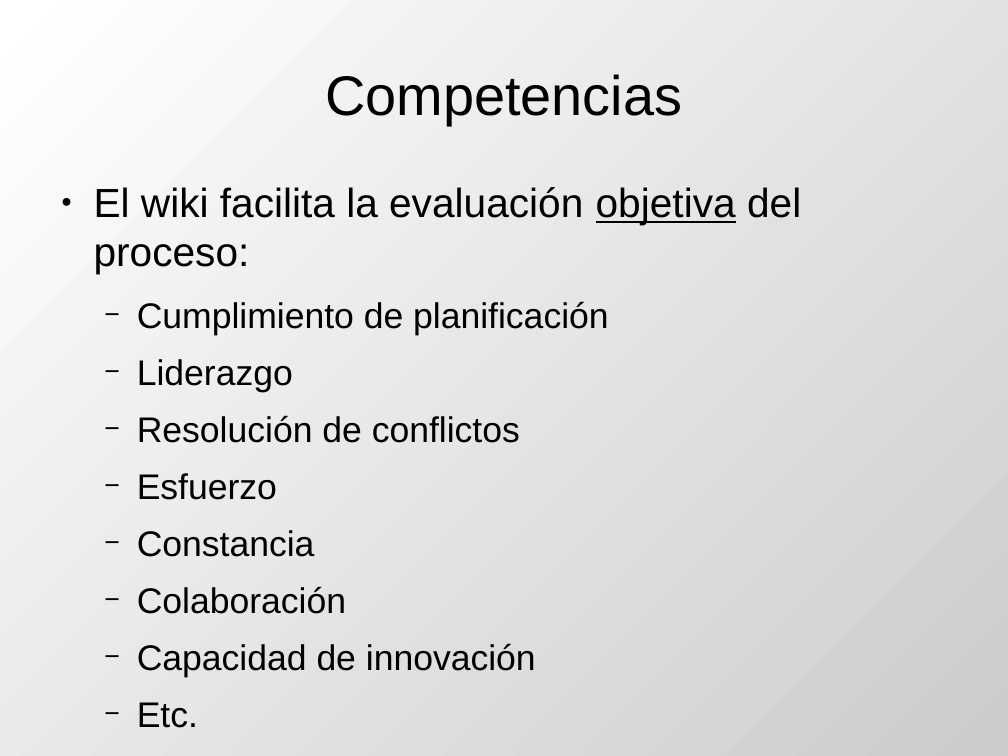
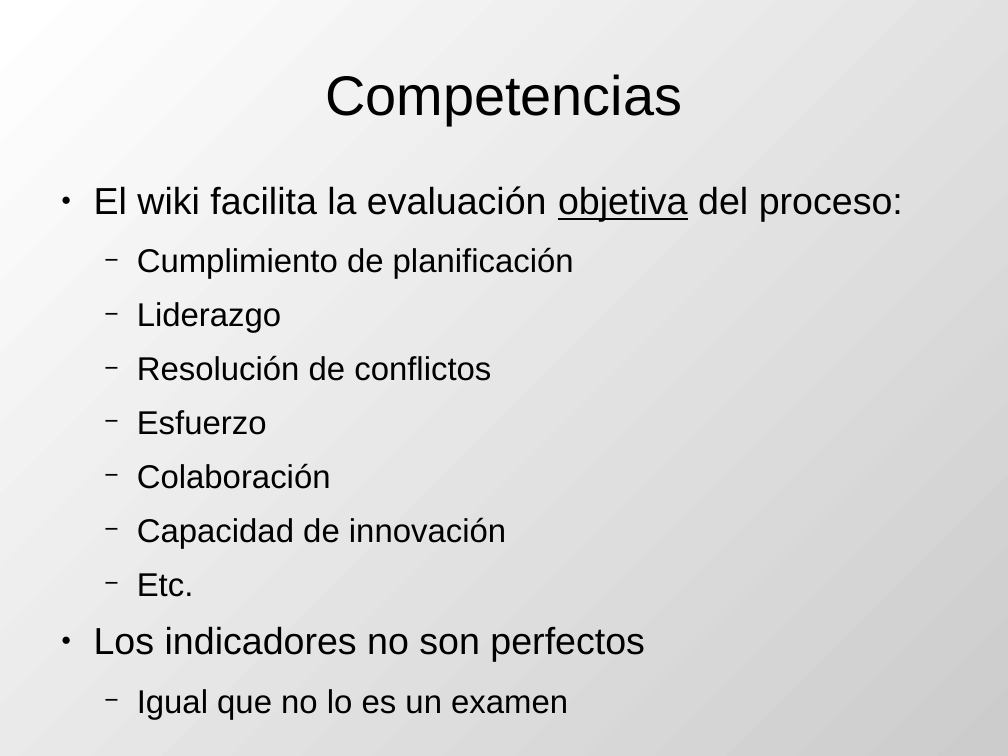
Before and after one commit to DrPantera/wikis4education, a slide deck: slide 24 of uca-2014/tema-5-IntroEvaluacionWikis.odp. Drawn at 1008x756 pixels with LibreOffice and Linux fonts; fonts in the diff are those of the drawing. Boxes give left, top, right and bottom in pixels: in the first picture for what was removed or moved away, otherwise in the second. Text is boxed around its words. In the diff, an @@ line names an element or a change of style, - is before the commit and + after.

Commit message:
Comparacion wiki-examen

```diff
--- a/uca-2014/tema-5-IntroEvaluacionWikis.odp
+++ b/uca-2014/tema-5-IntroEvaluacionWikis.odp
@@ text at bbox=[94, 186, 903, 597]: size 32 to 29.6 pt in "El wiki facilita la evaluación objetiva del ..."; size 28 to 25.9 pt in "Cumplimiento de planificación", "Liderazgo", "Resolución de conflictos", "Esfuerzo" and 3 more places @@
@@ text at bbox=[137, 530, 315, 557]: paragraph removed @@
-  − Constancia
@@ text at bbox=[94, 626, 645, 720]: paragraphs added @@
+● Los indicadores no son perfectos
+  − Igual que no lo es un examen
```
Also in this commit, not shown: 2 other slides changed, 2 slides added, 1 other file.
